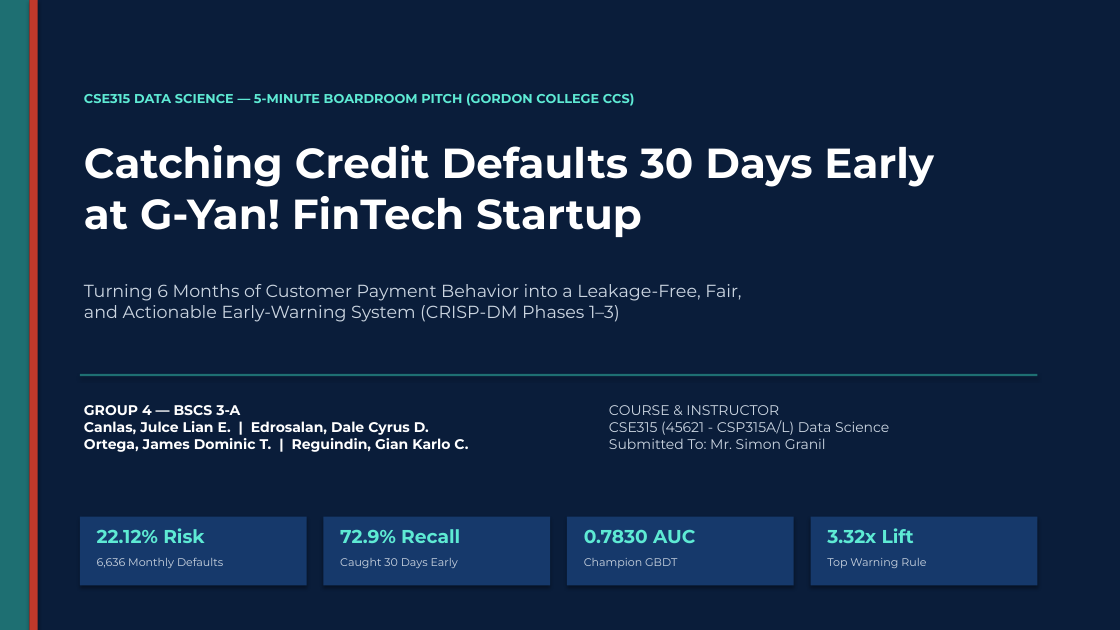
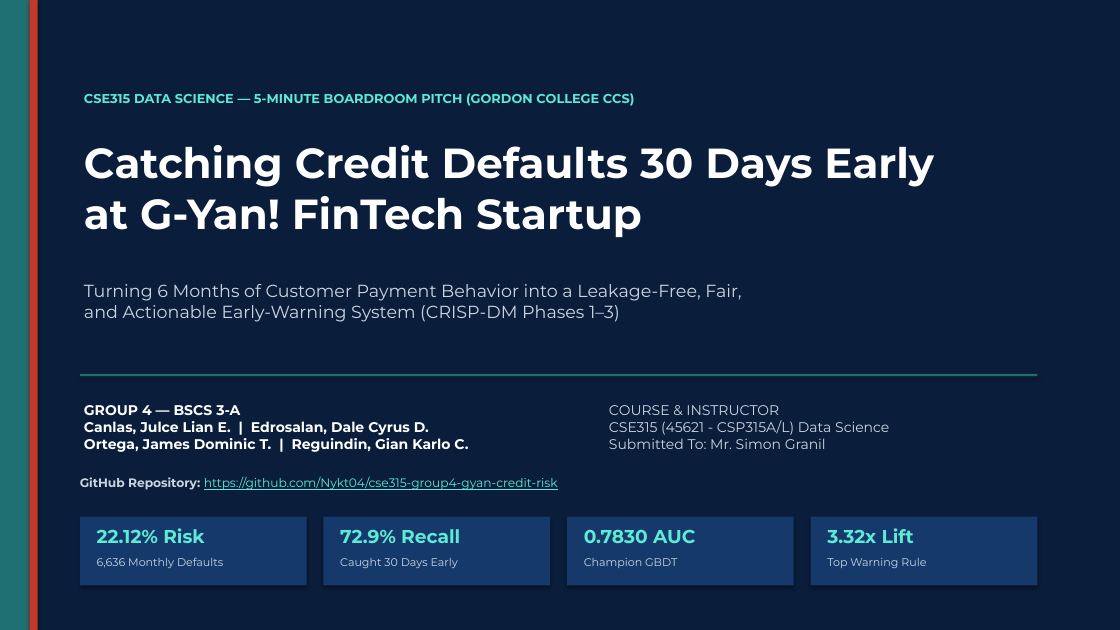
Before and after one commit to Nykt04/cse315-group4-gyan-credit-risk, a slide deck: slide 1 of PHASE3/FINAL COPIES/Group4_G-Yan!_Phase3_Visualization_Portfolio_Deck.pptx. Drawn at 1120x630 pixels with LibreOffice and Linux fonts; fonts in the diff are those of the drawing. Boxes give left, top, right and bottom in pixels: in the first picture for what was removed or moved away, otherwise in the second. Text is boxed around its words. In the diff, an @@ line names an element or a change of style, - is before the commit and + after.

Commit message:
Add clickable GitHub repository links to Phase 3 deliverables

```diff
--- a/PHASE3/FINAL COPIES/Group4_G-Yan!_Phase3_Visualization_Portfolio_Deck.pptx
+++ b/PHASE3/FINAL COPIES/Group4_G-Yan!_Phase3_Visualization_Portfolio_Deck.pptx
@@ text added at (x1=80, y1=476, x2=558, y2=490), 10.5 pt, text #5EEAD4, underline @@
+GitHub Repository: https://github.com/Nykt04/cse315-group4-gyan-credit-risk
```
Also in this commit, not shown: 1 other slide changed, 3 other files.
